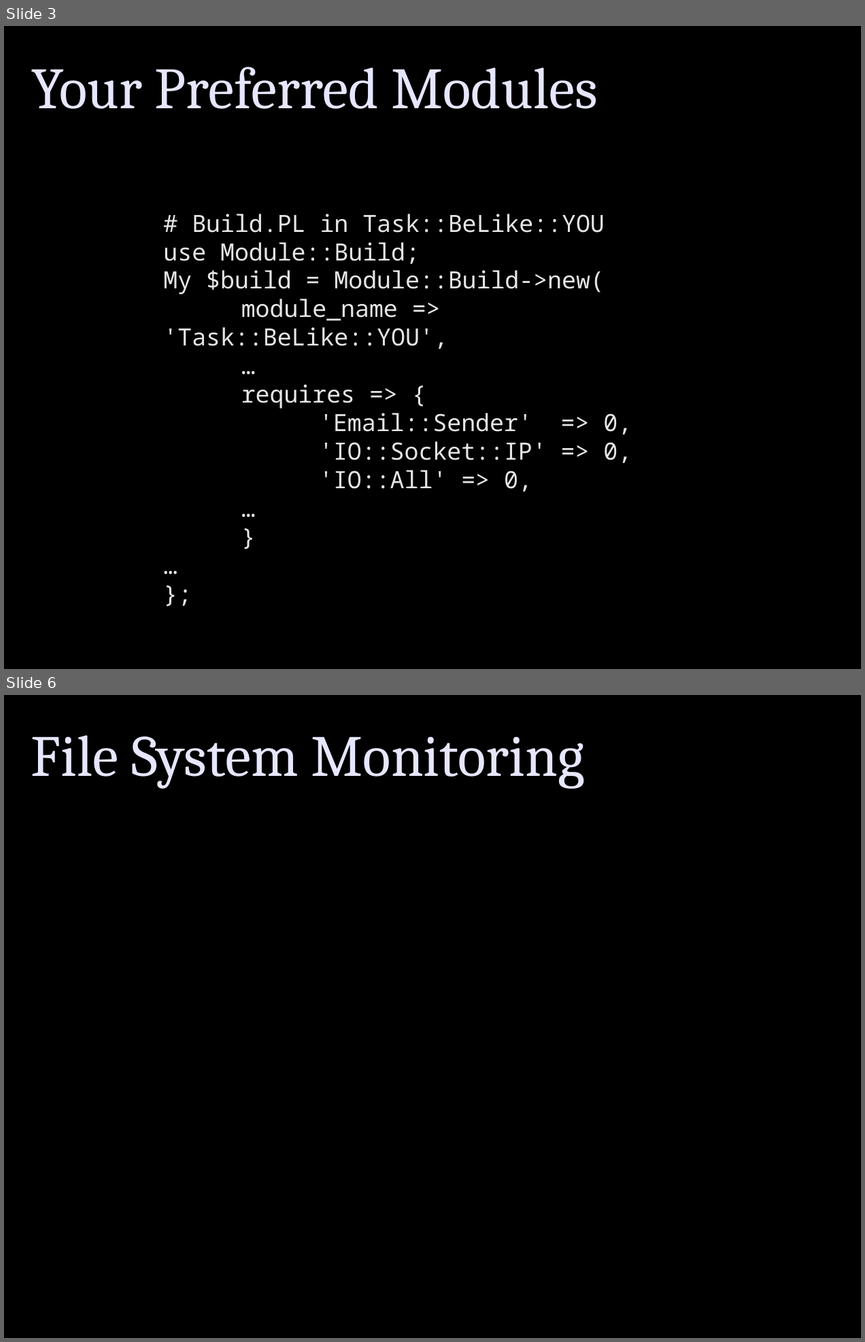
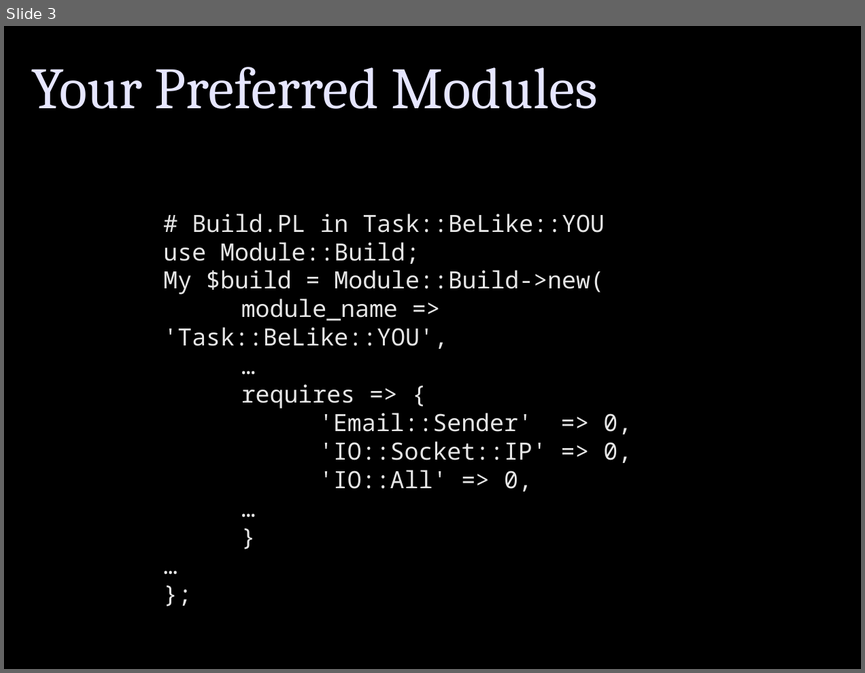
Before and after one commit to dap/perl_for_appsec, a slide deck: perl_for_appsec.odp. Shown one above the other, each under a label of ours: slides 3 and 6 before the commit, slide 3 after it; the slides between them are not shown. The pictures are 865x1342 and 865x673 pixels, drawn with LibreOffice and Linux fonts; fonts in the diff are those of the drawing. Boxes give left, top, right and bottom in pixels: in the first picture for what was removed or moved away, otherwise in the second. Text is boxed around its words. In the diff, an @@ line names an element or a change of style, - is before the commit and + after.

```diff
--- a/perl_for_appsec.odp
+++ b/perl_for_appsec.odp
@@ slide 6 removed at box(4, 695, 861, 1338), background #000000 @@
@@ text removed at box(31, 735, 585, 789) @@
-File System Monitoring
```
Also in this commit, not shown: 1 slide changed, 2 slides added, 2 other slides removed, 5 other files.
